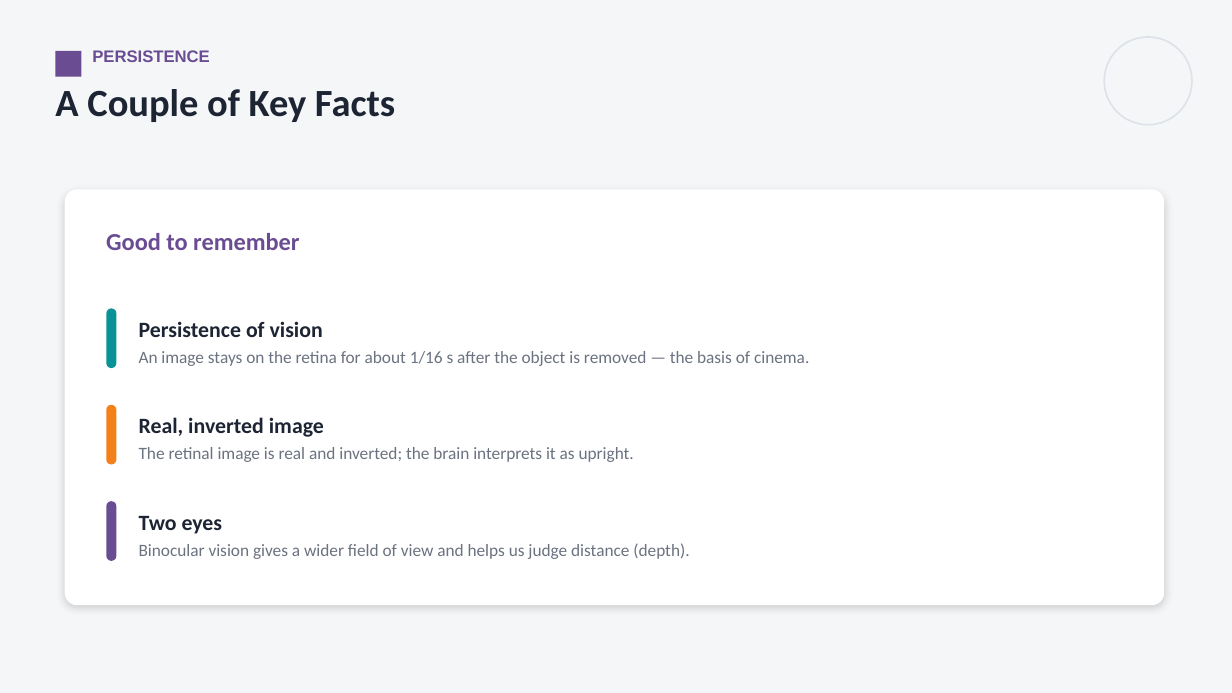
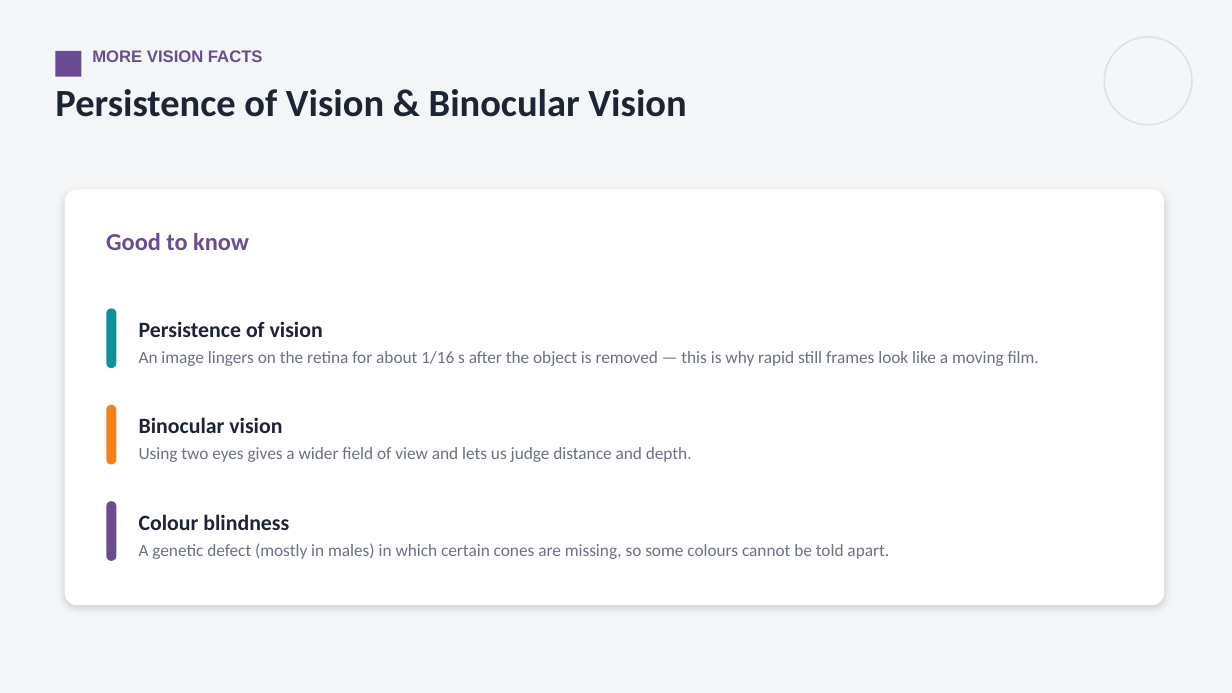
Before and after one commit to parmeshwars2911/MyFirstAR, a slide deck: slide 11 of ppt/TN_Grade10/TN10_S22_Human_Eye.pptx (slide 7 before the commit). Drawn at 1232x693 pixels with LibreOffice and Linux fonts; fonts in the diff are those of the drawing. Boxes give left, top, right and bottom in pixels: in the first picture for what was removed or moved away, otherwise in the second. Text is boxed around its words. In the diff, an @@ line names an element or a change of style, - is before the commit and + after.

```diff
--- a/ppt/TN_Grade10/TN10_S22_Human_Eye.pptx
+++ b/ppt/TN_Grade10/TN10_S22_Human_Eye.pptx
@@ text at [92,50,263,62]: text changed @@
-PERSISTENCE
+MORE VISION FACTS
@@ text at [55,89,686,117]: text changed @@
-A Couple of Key Facts
+Persistence of Vision & Binocular Vision
@@ text at [106,233,249,250]: text changed @@
-Good to remember
+Good to know
@@ text at [139,351,1039,366]: text changed @@
-An image stays on the retina for about 1/16 s after the object is removed — the basis of cinema.
+An image lingers on the retina for about 1/16 s after the object is removed — this is why rapid still frames look like a moving film.
@@ text at [139,417,692,462]: text changed @@
-Real, inverted image
-The retinal image is real and inverted; the brain interprets it as upright.
+Binocular vision
+Using two eyes gives a wider field of view and lets us judge distance and depth.
@@ text at [139,514,889,559]: text changed @@
-Two eyes
-Binocular vision gives a wider field of view and helps us judge distance (depth).
+Colour blindness
+A genetic defect (mostly in males) in which certain cones are missing, so some colours cannot be told apart.
```
Also in this commit, not shown: 10 other slides changed, 10 slides added, 6 other files.
